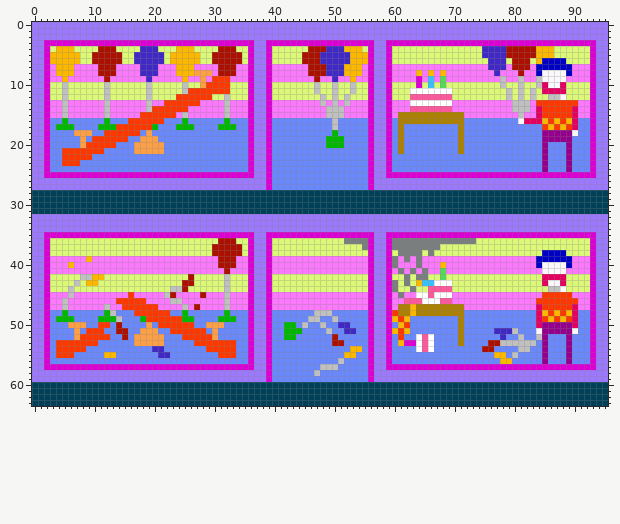
Sprite sheet: resources/img/rooms/balloon_interior.png. Above: the version before the commit.
The file is 96x64 pixels.
And afterwards:
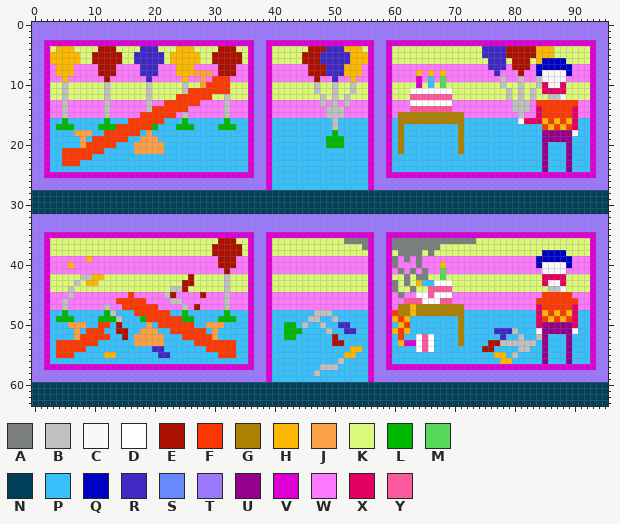
Palette (. is transparent): A #7b7e7f  B #c1c0c1  C #fbf8fb  D #ffffff  E #ac1000  F #fc3800  G #ac8000  H #fcb800  J #fca048  K #dcf878  L #00b800  M #58d858  N #004058  P #38c0fc  Q #0000c4  R #4028c4  S #6888fc  T #9c78fc  U #94008c  V #dc00d4  W #fc78fc  X #e40060  Y #fc589c
The exact change:
Changed rows in their new state; - is an unchanged pixel.
first column x 3:
16 PP-PPPPPP-PPP------PPP-PPPPPP-PPP----PPPPPPPPPP-PPPPP----P-----------PPPPPPPPP----------PP
17 P---PPPP----------PPP---PPPP---PP----PPPPPPPPPP-PPPPP----P-PPPPPPPPP-PPPPPPPPPPPPP------PP
18 PPPP---PP------P-PPPPPPPPPPPPPPPP----PPPPPPPPPP-PPPPP----P-PPPPPPPPP-PPPPPPPPPPPPP------PP
19 PPPPP-P------PP---PPPPPPPPPPPPPPP----PPPPPPPPP---PPPP----P-PPPPPPPPP-PPPPPPPPPPPPP-----PPP
20 PPPPP------PPP-----PPPPPPPPPPPPPP----PPPPPPPPP---PPPP----P-PPPPPPPPP-PPPPPPPPPPPPP-PPP-PPP
21 PP-------PPPPP-----PPPPPPPPPPPPPP----PPPPPPPPPPPPPPPP----P-PPPPPPPPP-PPPPPPPPPPPPP-PPP-PPP
22 PP-----PPPPPPPPPPPPPPPPPPPPPPPPPP----PPPPPPPPPPPPPPPP----PPPPPPPPPPPPPPPPPPPPPPPPP-PPP-PPP
23 PP---PPPPPPPPPPPPPPPPPPPPPPPPPPPP----PPPPPPPPPPPPPPPP----PPPPPPPPPPPPPPPPPPPPPPPPP-PPP-PPP
24 PPPPPPPPPPPPPPPPPPPPPPPPPPPPPPPPP----PPPPPPPPPPPPPPPP----PPPPPPPPPPPPPPPPPPPPPPPPP-PPP-PPP
25 -------------------------------------PPPPPPPPPPPPPPPP-------------------------------------
26 -------------------------------------PPPPPPPPPPPPPPPP-------------------------------------
27 -------------------------------------PPPPPPPPPPPPPPPP-------------------------------------
first column x 3:
48 PP-PPPPPP--PPP------PP-PPPPPP-PPP----PPPPPPP---PPPPPP----------------PPPPPPPPPPPP-------PP
49 P---PPPP----PPP---------PPPP---PP----PPPPPP--PP-PPPPP-------PPPPPPPP-PPPPPPPPPPPP-------PP
50 PPP---PP--P-PPPP-P------PP---PPPP----PP--P-PP-PP--PPP----P--PPPPPPPP-PPPPPPPPPPPP-------PP
51 PPPP-P---PP--PP---PP------P-PPPPP----PP---PPPP-PP--PP-------PPPPPPPP-PPPPP----PPP-------PP
52 PPPP------PP-P-----PPP------PPPPP----PP--PPPPPP-PPPPP----P-PP---PPPP-PPPPPP-PP-PP--PPP-PPP
53 P-------PPPPPP-----PPPPP-------PP----PPPPPPPPPP--PPPP----P------PPPP-PPPP--------P-PPP-PPP
54 P-----PPPPPPPPPPP--PPPPPPP-----PP----PPPPPPPPPPPPP--P----PPPP---PPPPPPPP--PPPP--PP-PPP-PPP
55 P---PPPPP--PPPPPPP--PPPPPPPP---PP----PPPPPPPPPPPP--PP----PPPPPPPPPPPPPPPPP--P-PPPP-PPP-PPP
56 PPPPPPPPPPPPPPPPPPPPPPPPPPPPPPPPP----PPPPPPPPPPP-PPPP----PPPPPPPPPPPPPPPPPP--PPPPP-PPP-PPP
57 -------------------------------------PPPPPPPP---PPPPP-------------------------------------
58 -------------------------------------PPPPPPP-PPPPPPPP-------------------------------------
59 -------------------------------------PPPPPPPPPPPPPPPP-------------------------------------
